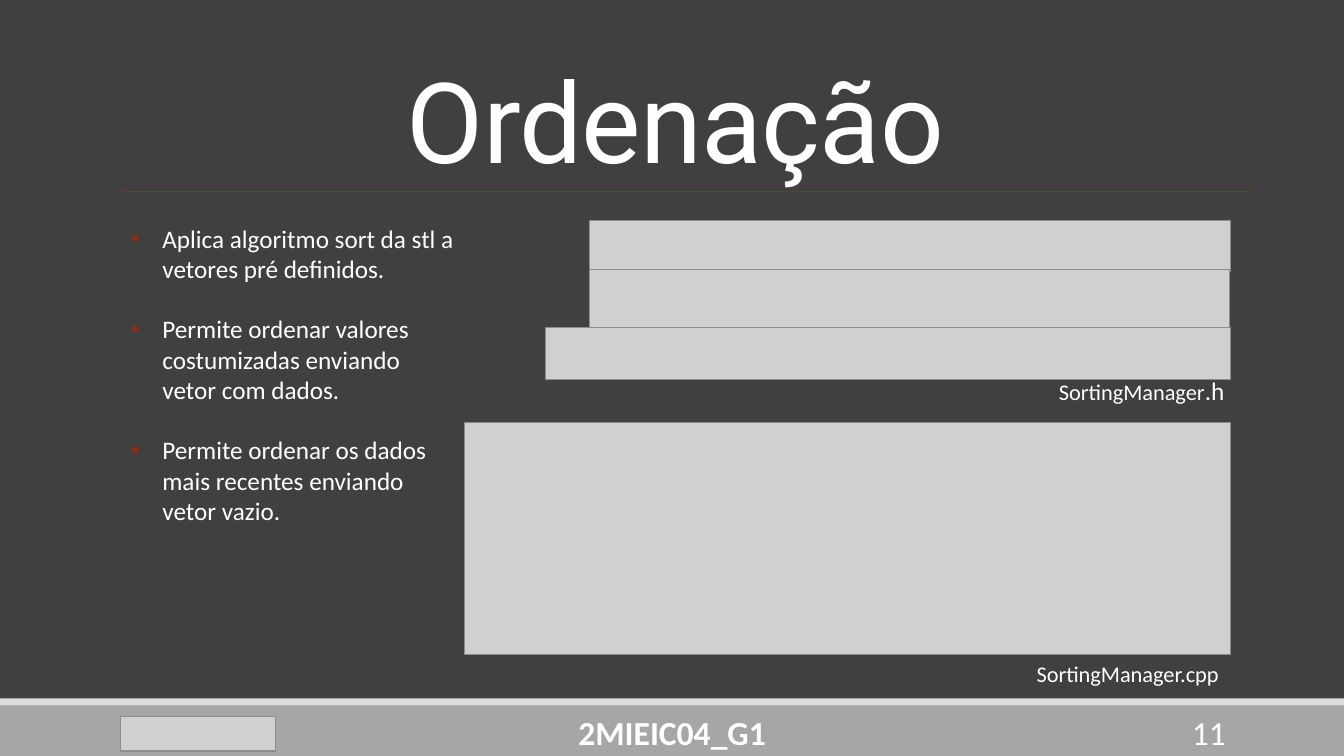
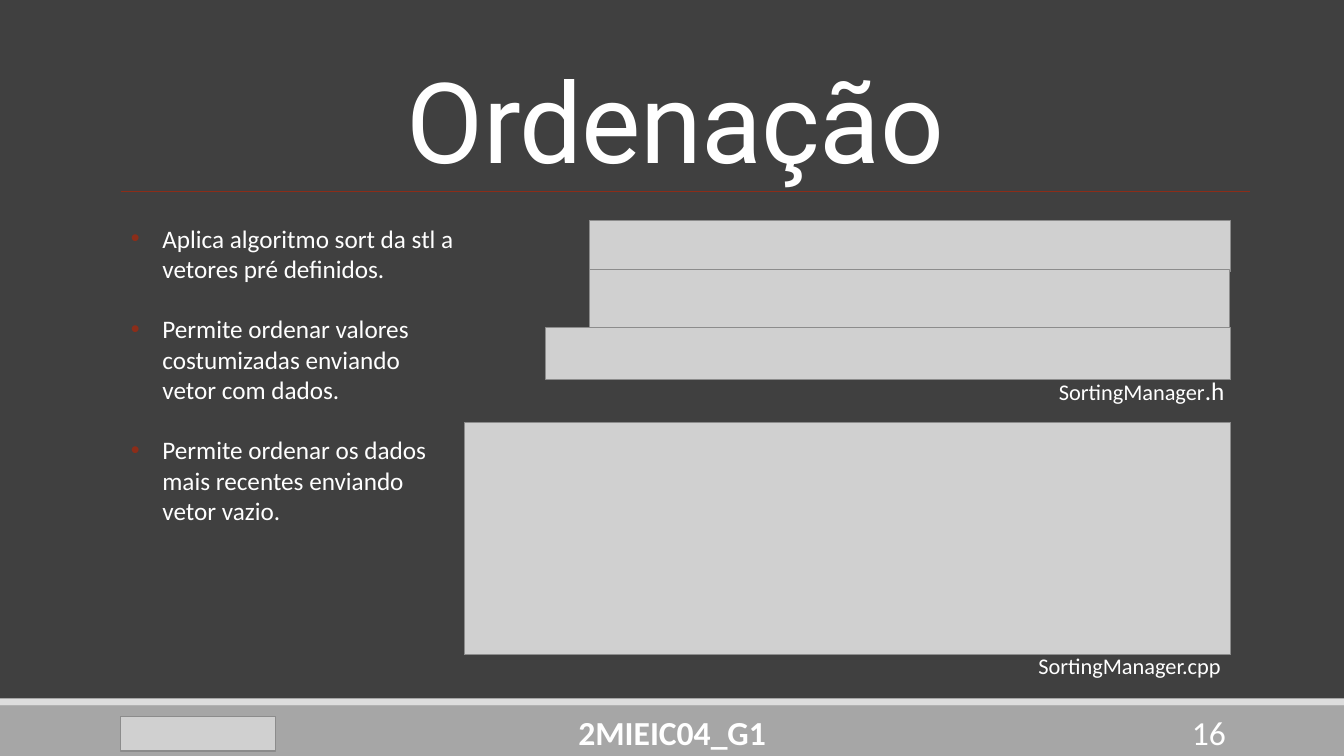
Before and after one commit to DoStini/FEUP-AEDA-proj, a slide deck: slide 16 of StreamZ_Apresentation4.pptx (slide 11 before the commit). Drawn at 1344x756 pixels with LibreOffice and Linux fonts; fonts in the diff are those of the drawing; grey boxes stand for pictures. Boxes give left, top, right and bottom in pixels: in the first picture for what was removed or moved away, otherwise in the second. Text is boxed around its words. In the diff, an @@ line names an element or a change of style, - is before the commit and + after.

```diff
--- a/StreamZ_Apresentation4.pptx
+++ b/StreamZ_Apresentation4.pptx
@@ text "SortingManager.cpp": place and size @@
-text "SortingManager.cpp" at bbox=[1037, 666, 1219, 686]
+text "SortingManager.cpp" at bbox=[1038, 658, 1220, 678]
@@ page number at bbox=[1192, 722, 1226, 745]: text changed @@
-11
+16
```
Also in this commit, not shown: 6 other slides changed, 4 slides added, 1 other file.
